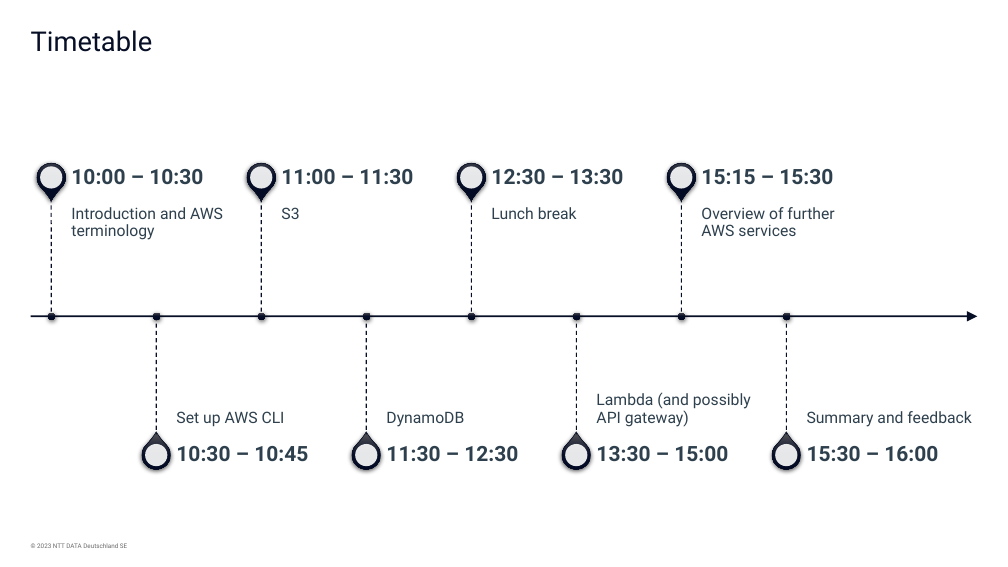
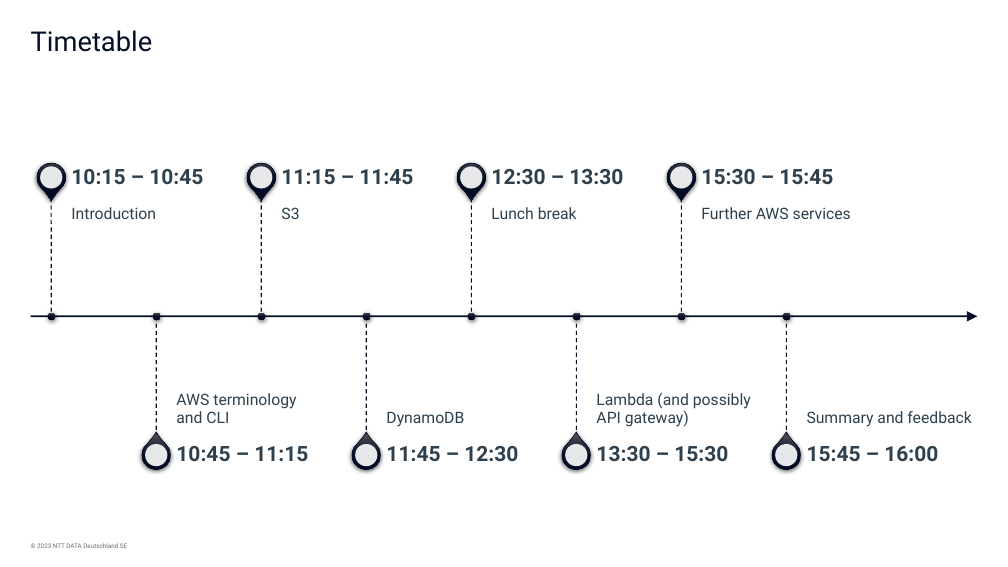
Before and after one commit to Nick36/aws-crash-course, a slide deck: slide 5 of AWS Crash Course.pptx (slide 3 before the commit). Drawn at 1008x567 pixels with LibreOffice and Linux fonts; fonts in the diff are those of the drawing; background and template pictures are left out. Boxes give left, top, right and bottom in pixels: in the first picture for what was removed or moved away, otherwise in the second. Text is boxed around its words. In the diff, an @@ line names an element or a change of style, - is before the commit and + after.

Commit message:
modify presentations

```diff
--- a/AWS Crash Course.pptx
+++ b/AWS Crash Course.pptx
@@ text at (71,169,203,184): text changed @@
-10:00 – 10:30
+10:15 – 10:45
@@ text at (281,169,413,184): text changed @@
-11:00 – 11:30
+11:15 – 11:45
@@ text at (701,169,833,184): text changed @@
-15:15 – 15:30
+15:30 – 15:45
@@ text at (71,207,156,219): text changed @@
-Introduction and AWS terminology
+Introduction
@@ text at (701,207,851,219): text changed @@
-Overview of further AWS services
+Further AWS services
@@ text at (176,393,296,423): text changed @@
-Set up AWS CLI
+AWS terminology
+and CLI
@@ text at (176,446,308,461): text changed @@
-10:30 – 10:45
+10:45 – 11:15
@@ text at (386,446,518,461): text changed @@
-11:30 – 12:30
+11:45 – 12:30
@@ text at (596,446,728,461): text changed @@
-13:30 – 15:00
+13:30 – 15:30
@@ text at (807,446,938,461): text changed @@
-15:30 – 16:00
+15:45 – 16:00
```
Also in this commit, not shown: 2 slides added, 1 other file.
